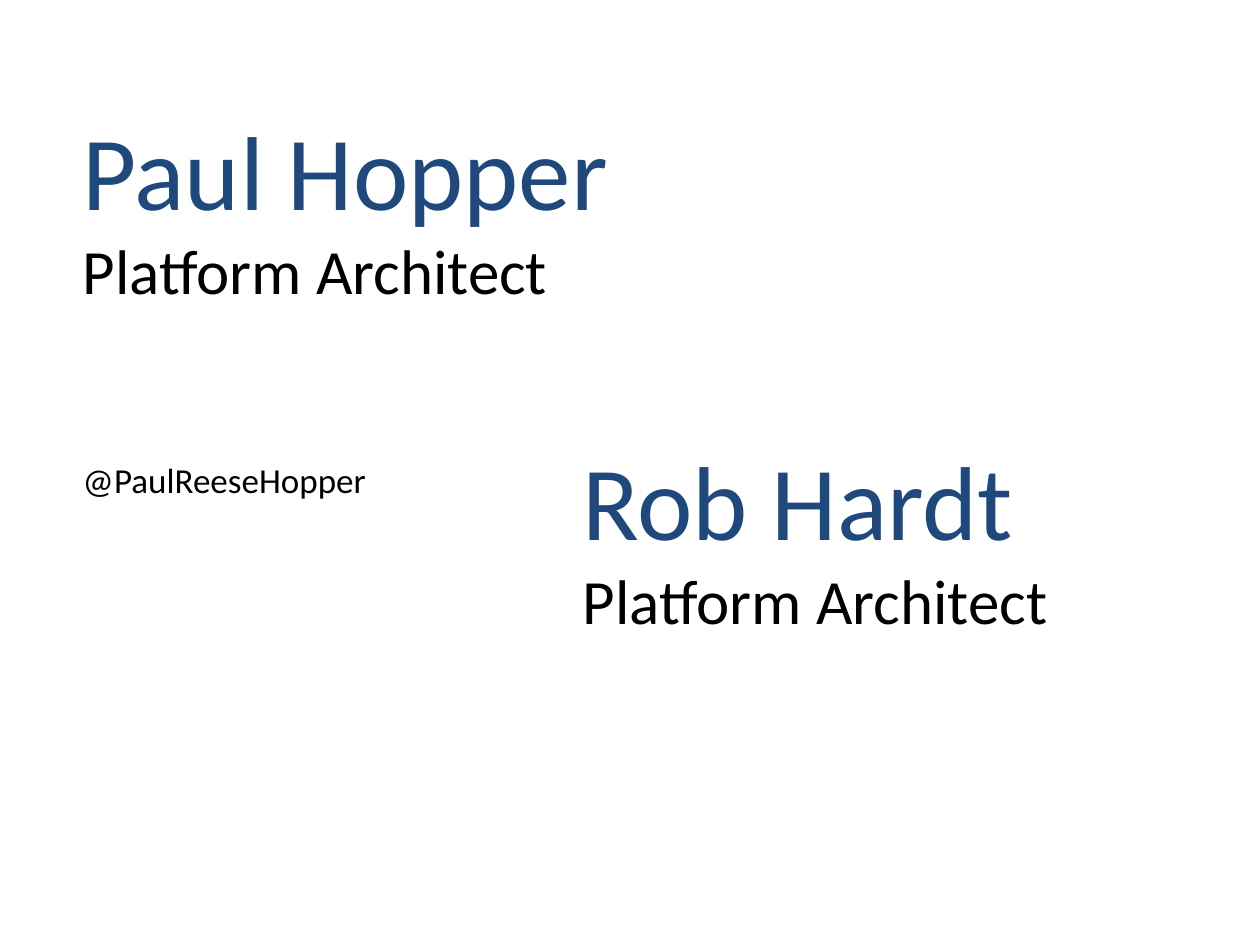
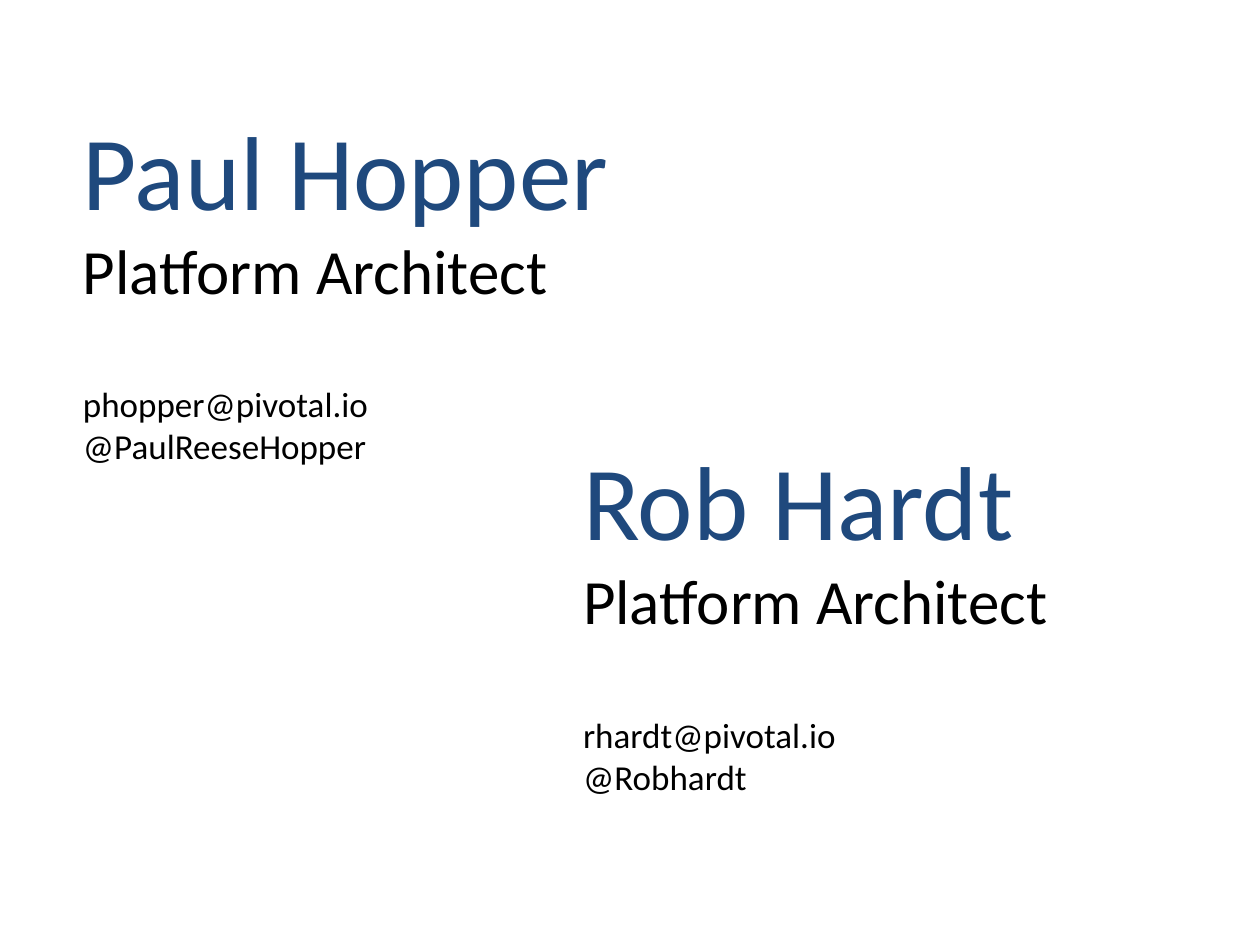
Before and after one commit to phopper-pivotal/Spring-Workshop-Dish, a slide deck: slide 2 of Introduction_and_Agenda.pptx. Drawn at 1260x945 pixels with LibreOffice and Linux fonts; fonts in the diff are those of the drawing; background and template pictures are left out. Boxes give left, top, right and bottom in pixels: in the first picture for what was removed or moved away, otherwise in the second. Text is boxed around its words. In the diff, an @@ line names an element or a change of style, - is before the commit and + after.

```diff
--- a/Introduction_and_Agenda.pptx
+++ b/Introduction_and_Agenda.pptx
@@ text at bbox=[83, 392, 368, 423]: paragraph added @@
+phopper@pivotal.io
@@ text at bbox=[583, 723, 836, 794]: paragraph added @@
+rhardt@pivotal.io
+@Robhardt
```
Also in this commit, not shown: 2 other slides changed, 4 other files.
